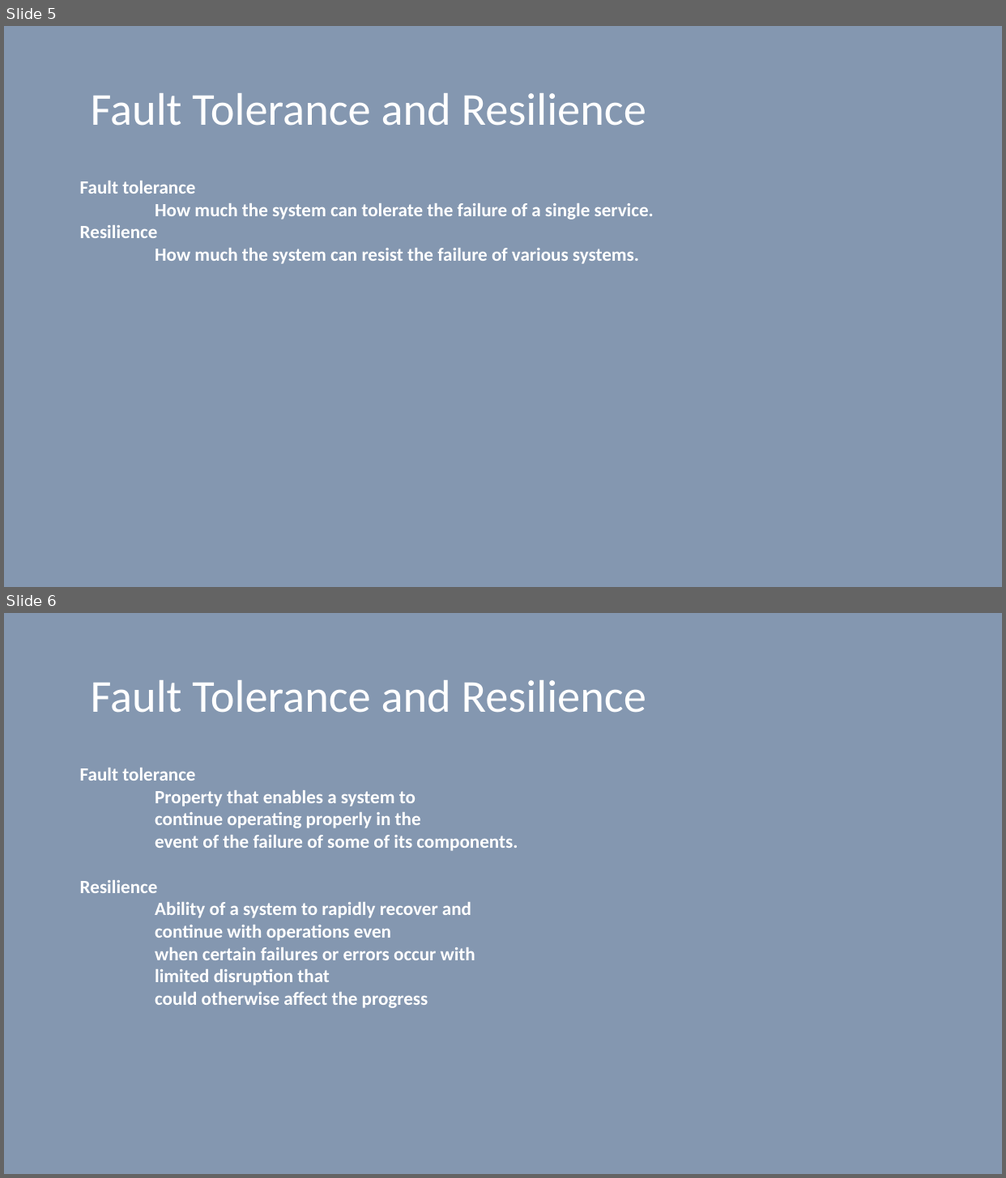
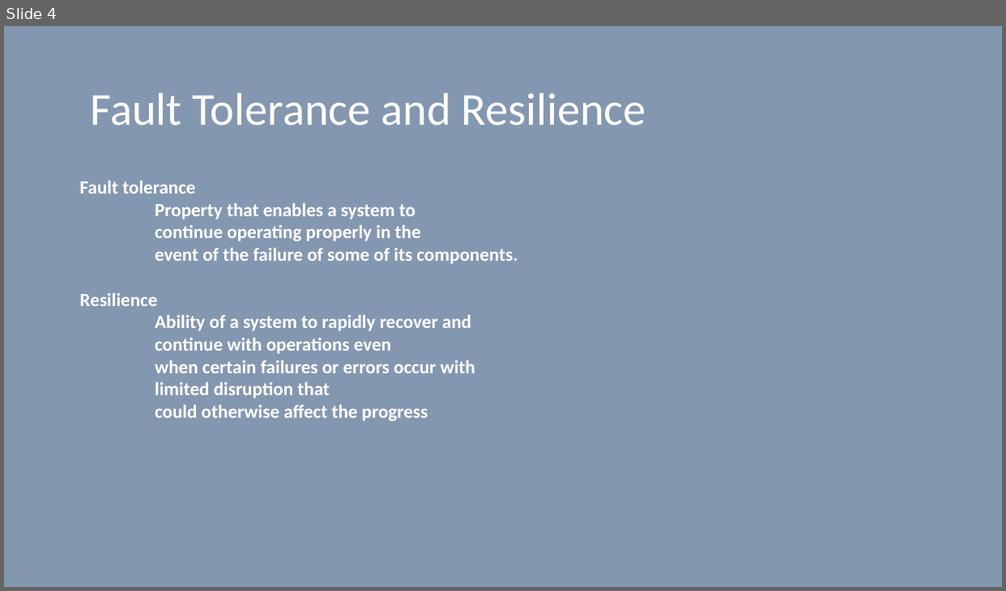
Before and after one commit to vilasvarghese/microservices, a slide deck: training/day4/Day4.pptx. Shown one above the other, each under a label of ours: slides 5 and 6 before the commit, slide 4 after it. The pictures are 1006x1178 and 1006x591 pixels, drawn with LibreOffice and Linux fonts; fonts in the diff are those of the drawing. Boxes give left, top, right and bottom in pixels: in the first picture for what was removed or moved away, otherwise in the second. Text is boxed around its words. In the diff, an @@ line names an element or a change of style, - is before the commit and + after.

Commit message:
changes in instruction, Hystrix, Tests in Employee service

```diff
--- a/training/day4/Day4.pptx
+++ b/training/day4/Day4.pptx
@@ slide 5 removed at [4,26,1002,587], background #8497B0 @@
@@ title removed at [91,93,646,126] @@
-Fault Tolerance and Resilience
@@ text removed at [80,181,654,264] @@
-Fault tolerance
-How much the system can tolerate the failure of a single service.
-Resilience
-How much the system can resist the failure of various systems.
@@ what was slide 6 is now slide 4 @@
```
Also in this commit, not shown: 2 slides changed, 1 other slide removed, 8 other files.
